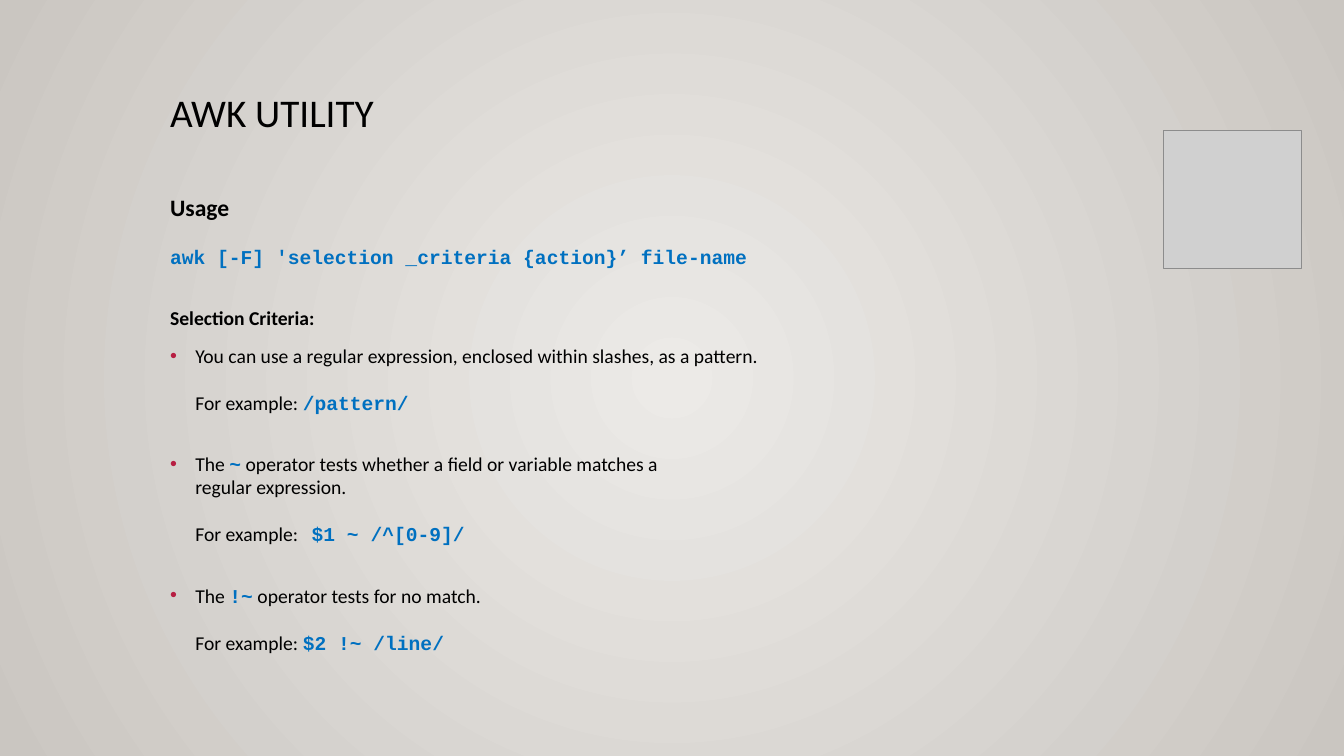
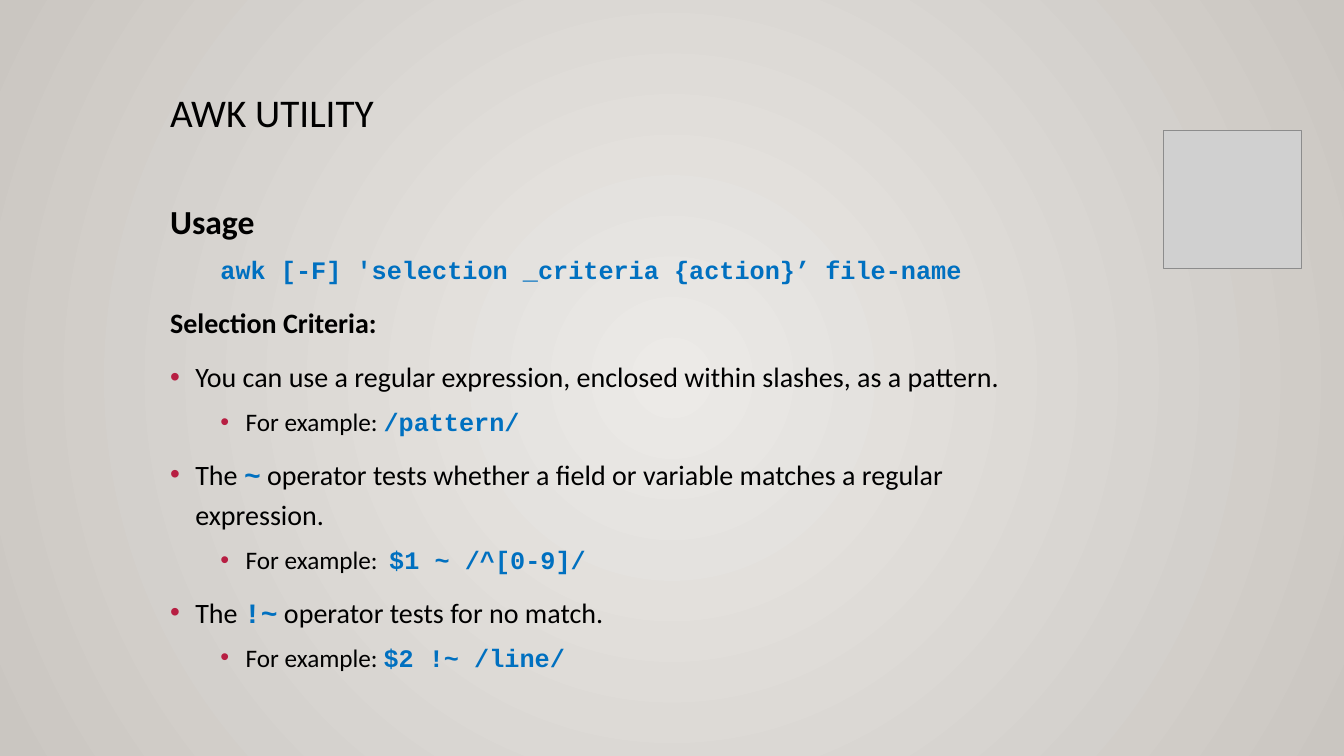
Before and after one commit to ULI101/slides, a slide deck: slide 5 of ULI101-10.2.pptx. Drawn at 1344x756 pixels with LibreOffice and Linux fonts; fonts in the diff are those of the drawing; grey boxes stand for pictures. Boxes give left, top, right and bottom in pixels: in the first picture for what was removed or moved away, otherwise in the second. Text is boxed around its words. In the diff, an @@ line names an element or a change of style, - is before the commit and + after.

```diff
--- a/ULI101-10.2.pptx
+++ b/ULI101-10.2.pptx
@@ text at (170, 212, 961, 285): text changed; size 14 to 18 pt @@
-Usage
-awk [-F] 'selection _criteria {action}’ file-name
+Usage
+  awk [-F] 'selection _criteria {action}’ file-name
@@ text at (170, 313, 377, 333): size 14 to 20 pt in "Selection Criteria:"; line spacing 1 to 1.2 @@
@@ text at (195, 367, 999, 671): text changed; size 14 to 20 pt @@
-• You can use a regular expression, enclosed within slashes, as a pattern.
-  For example: /pattern/
-• The ~ operator tests whether a field or variable matches a
-  regular expression.
-  For example: $1 ~ /^[0-9]/
-• The !~ operator tests for no match.
-  For example: $2 !~ /line/
+• You can use a regular expression, enclosed within slashes, as a pattern.
+  • For example: /pattern/
+• The ~ operator tests whether a field or variable matches a regular expression.
+  • For example: $1 ~ /^[0-9]/
+• The !~ operator tests for no match.
+  • For example: $2 !~ /line/
```
Also in this commit, not shown: 18 other slides changed, 3 other files.
